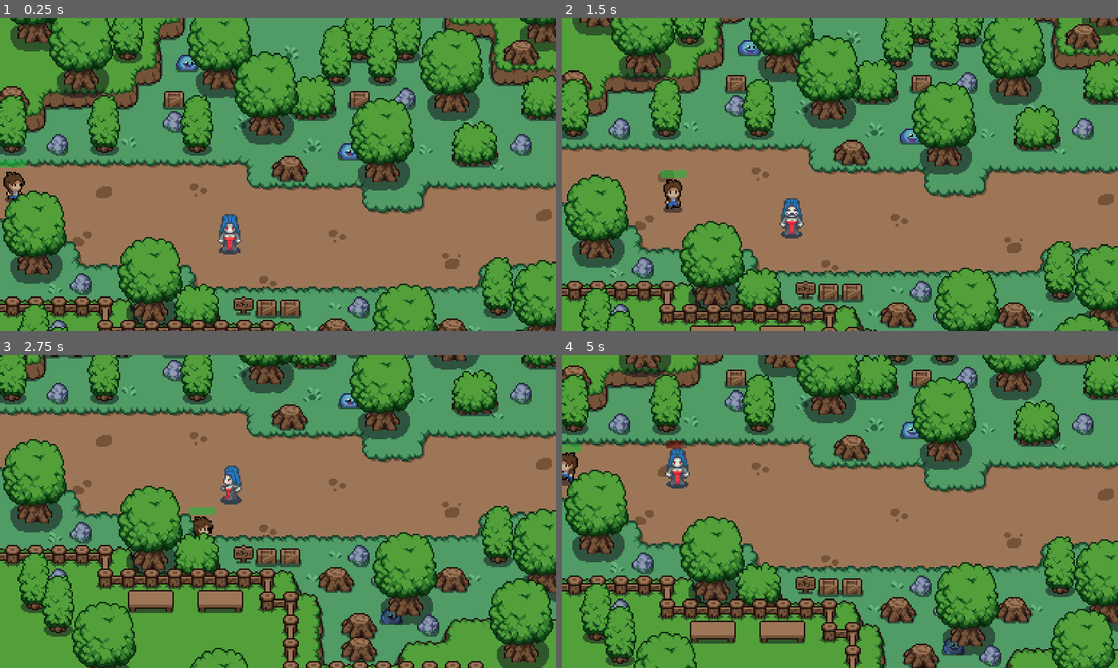
Above: before the commit, frames 1-4 (two rows, left to right).
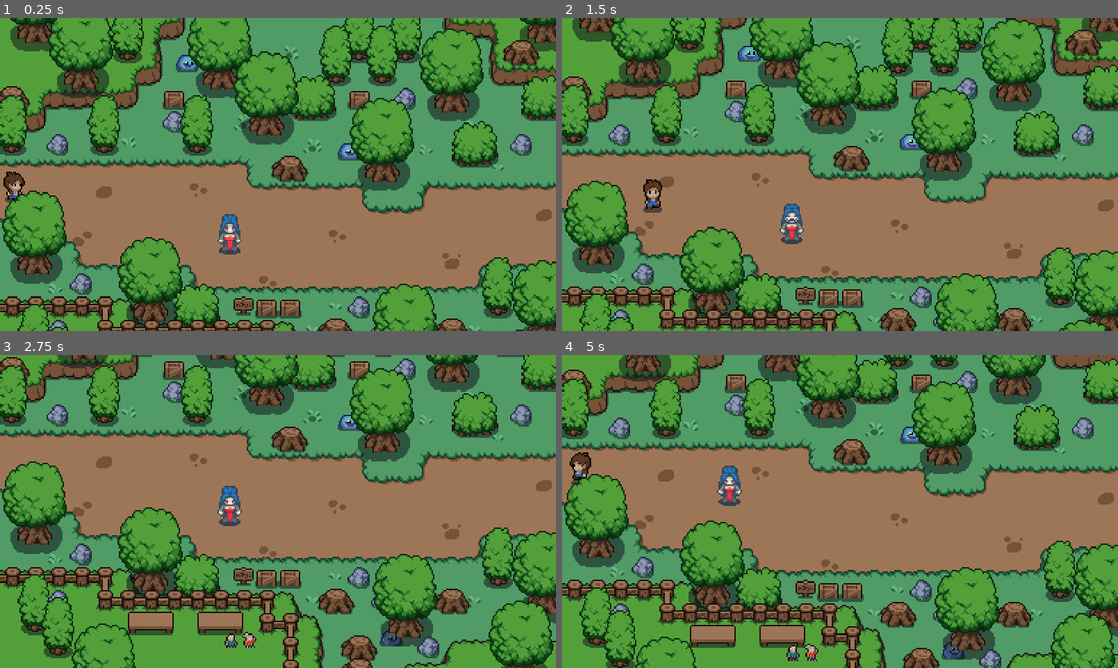
Above: after the commit, the same moments.

Repository: Ardaza/Broken-Bonds
Game: Godot game, scene res://Scene/world.tscn
Same seed, same stepped clock (60 frames per second), same inputs: the game is played once before the commit and once after it.
Inputs:
- Up to frame 1 (0.25 s): no input
- Up to frame 2 (1.5 s): hold Right (ui_right) 0.53-1.28 s; tap E (attack) at 0.6, 1.35 s; hold Down (ui_down) from 1.28 s (still down)
- Up to frame 3 (2.75 s): release Down (ui_down) at 2.03 s; hold Right (ui_right) from 2.03 s (still down); tap E (attack) at 2.1 s
- Up to frame 4 (5 s): release Right (ui_right) at 2.78 s; hold Up (ui_up) 2.78-3.53 s; tap E (attack) at 2.85, 3.6, 4.35 s; hold Left (ui_left) from 3.53 s (still down)

The runs differ from the first frame. In frame 1, 0.1% of the frame differs, in the area x 0-5%, y 45-48%; in frame 2, 39%; in frame 3, 57%, in the area x 0-100%, y 0-100%; in frame 4, 35%.

Commit message:
Musik dll

Diff:
--- /dev/null
+++ b/Audio/default_bus_layout.tres
@@ -0,0 +1,15 @@
+[gd_resource type="AudioBusLayout" format=3 uid="uid://dexs6yryf2013"]
+
+[resource]
+bus/1/name = &"Music"
+bus/1/solo = false
+bus/1/mute = false
+bus/1/bypass_fx = false
+bus/1/volume_db = 0.0
+bus/1/send = &"Master"
+bus/2/name = &"SFX"
+bus/2/solo = false
+bus/2/mute = false
+bus/2/bypass_fx = false
+bus/2/volume_db = 0.0
+bus/2/send = &"Master"
--- /dev/null
+++ b/Scene/global_audio.tscn
@@ -0,0 +1,8 @@
+[gd_scene load_steps=2 format=3 uid="uid://db8myim807xmx"]
+
+[ext_resource type="AudioStream" uid="uid://dyc0d6utkhn61" path="res://Audio/Music/mix_7m14s (audio-joiner.com).mp3" id="1_yko8t"]
+
+[node name="AudioStreamPlayer2D" type="AudioStreamPlayer2D"]
+stream = ExtResource("1_yko8t")
+volume_db = -7.0
+autoplay = true
--- a/Scene/oranf_mabok.tscn
+++ b/Scene/oranf_mabok.tscn
@@ -1,6 +1,6 @@
 [gd_scene load_steps=9 format=3 uid="uid://b02w6uu671yge"]
 
-[ext_resource type="Script" path="res://Oranf_Mabok.gd" id="1_teprg"]
+[ext_resource type="Script" path="res://Script/Oranf_Mabok.gd" id="1_teprg"]
 [ext_resource type="Texture2D" uid="uid://b48e31gjjivb1" path="res://sprites/characters/VillageDrunkardIdleSide.png" id="2_xoew8"]
 
 [sub_resource type="AtlasTexture" id="AtlasTexture_x21j2"]
--- a/Scene/player.tscn
+++ b/Scene/player.tscn
@@ -1,7 +1,8 @@
-[gd_scene load_steps=57 format=3 uid="uid://q3evwxdhw66"]
+[gd_scene load_steps=58 format=3 uid="uid://q3evwxdhw66"]
 
 [ext_resource type="Script" path="res://Script/Player.gd" id="1_j6fba"]
 [ext_resource type="Texture2D" uid="uid://cvmn4qmbx2stg" path="res://sprites/characters/player.png" id="2_fhusx"]
+[ext_resource type="AudioStream" uid="uid://bppoptc5rxfub" path="res://Audio/SFX/punch-140236.mp3" id="3_14upm"]
 
 [sub_resource type="AtlasTexture" id="AtlasTexture_cpvoo"]
 atlas = ExtResource("2_fhusx")
@@ -486,6 +487,10 @@
 wait_time = 3.5
 autostart = true
 
+[node name="Pukul" type="AudioStreamPlayer2D" parent="."]
+stream = ExtResource("3_14upm")
+volume_db = -10.0
+
 [connection signal="body_entered" from="Player_Hitbox" to="." method="_on_player_hitbox_body_entered"]
 [connection signal="body_exited" from="Player_Hitbox" to="." method="_on_player_hitbox_body_exited"]
 [connection signal="timeout" from="Att_cd" to="." method="_on_att_cd_timeout"]
--- a/Scene/world.tscn
+++ b/Scene/world.tscn
@@ -11,6 +11,10 @@
 [ext_resource type="Texture2D" uid="uid://bw4aoaba1mdbp" path="res://sprites/tilesets/decor_16x16.png" id="7_7dqny"]
 [ext_resource type="PackedScene" uid="uid://dab3d7vt3300f" path="res://Scene/vampire_female.tscn" id="9_1njd1"]
 [ext_resource type="PackedScene" uid="uid://s1s4unbyysgs" path="res://Scene/dwarf_king.tscn" id="11_vcvh7"]
+[ext_resource type="PackedScene" uid="uid://cugwjtk4s2ewj" path="res://Scene/anak_kecil.tscn" id="12_orknk"]
+[ext_resource type="PackedScene" uid="uid://clel174td2qac" path="res://Scene/anak_kecil_cewe.tscn" id="13_s70an"]
+[ext_resource type="PackedScene" uid="uid://b02w6uu671yge" path="res://Scene/oranf_mabok.tscn" id="14_vg0ue"]
+[ext_resource type="PackedScene" uid="uid://q3ek7jkup53i" path="res://Scene/orang_tuas.tscn" id="15_5l8vb"]
 
 [sub_resource type="TileSetAtlasSource" id="TileSetAtlasSource_l2oj5"]
 texture = ExtResource("1_i6ro1")
@@ -1359,6 +1363,18 @@
 [node name="Dwarf_King" parent="NPC" instance=ExtResource("11_vcvh7")]
 position = Vector2(618, 203)
 
+[node name="Anak_Kecil" parent="." instance=ExtResource("12_orknk")]
+position = Vector2(161, 257)
+
+[node name="Anak_Kecil_Cewe" parent="." instance=ExtResource("13_s70an")]
+position = Vector2(173, 257)
+
+[node name="Oranf_Mabok" parent="." instance=ExtResource("14_vg0ue")]
+position = Vector2(232, 443)
+
+[node name="Orang_Tua" parent="." instance=ExtResource("15_5l8vb")]
+position = Vector2(308, 358)
+
 [connection signal="body_entered" from="Cliff_kanan" to="." method="_on_cliffside_transition_point_body_entered"]
 [connection signal="body_exited" from="Cliff_kanan" to="." method="_on_cliffside_transition_point_body_exited"]
 [connection signal="body_entered" from="Cliff_bawah" to="." method="_on_cliff_bawah_body_entered"]
--- a/Script/Player.gd
+++ b/Script/Player.gd
@@ -7,7 +7,9 @@
 
 var attack_ip = false
 
-const speed = 90
+@onready var pukul = $Pukul
+
+const speed = 70
 var directions = "none"
 
 func _physics_process(delta):
@@ -116,16 +118,24 @@
 			$AnimatedSprite2D.flip_h = false
 			$AnimatedSprite2D.play("Side_Att")
 			$deal_att_timer.start()
+			pukul.play()
+			pukul.play()
 		if dir == "left":
 			$AnimatedSprite2D.flip_h = true
 			$AnimatedSprite2D.play("Side_Att")
 			$deal_att_timer.start()
+			pukul.play()
+			pukul.play()
 		if dir == "down":
 			$AnimatedSprite2D.play("Front_Att")
 			$deal_att_timer.start()
+			pukul.play()
+			pukul.play()
 		if dir == "up":
 			$AnimatedSprite2D.play("Back_Att")
 			$deal_att_timer.start()
+			pukul.play()
+			pukul.play()
 
 func _on_deal_att_timer_timeout():
 	$deal_att_timer.stop()
@@ -151,7 +161,7 @@
 	var bardarah = $Health_Bar
 	bardarah.value = darah
 
-	if darah >= 160:
+	if darah >= 150:
 		bardarah.visible = false
 	else:
 		bardarah.visible = true
--- a/Script/Vampire_Female.gd
+++ b/Script/Vampire_Female.gd
@@ -1,6 +1,6 @@
 extends CharacterBody2D
 
-var kecepatan = 40
+var kecepatan = 70
 var kejar = false
 var player = null
 
--- a/project.godot
+++ b/project.godot
@@ -15,9 +15,14 @@
 config/features=PackedStringArray("4.1", "GL Compatibility")
 config/icon="res://sprites/icon.svg"
 
+[audio]
+
+buses/default_bus_layout="res://Audio/default_bus_layout.tres"
+
 [autoload]
 
 global="*res://Script/global.gd"
+GlobalAudio="*res://Scene/global_audio.tscn"
 
 [display]
 
Not shown, added: Audio/Music/NOCTIS.mp3.import
Not shown, added: Audio/Music/Valse di Fantastica (1).mp3.import
Not shown, added: Audio/Music/mix_7m14s (audio-joiner.com).mp3.import
Not shown, added: Audio/SFX/270419__littlerobotsoundfactory__footstep_dirt_04.mp3.import
Not shown, added: Audio/SFX/punch-140236.mp3.import
Not shown: 1 places in Scene/world.tscn that only renumber resources
Renamed: Oranf_Mabok.gd -> Script/Oranf_Mabok.gd
Not shown, added: Audio/Music/NOCTIS.mp3
Not shown, added: Audio/Music/Valse di Fantastica (1).mp3
Not shown, added: Audio/Music/mix_7m14s (audio-joiner.com).mp3
Not shown, added: Audio/SFX/270419__littlerobotsoundfactory__footstep_dirt_04.mp3
Not shown, added: Audio/SFX/punch-140236.mp3
